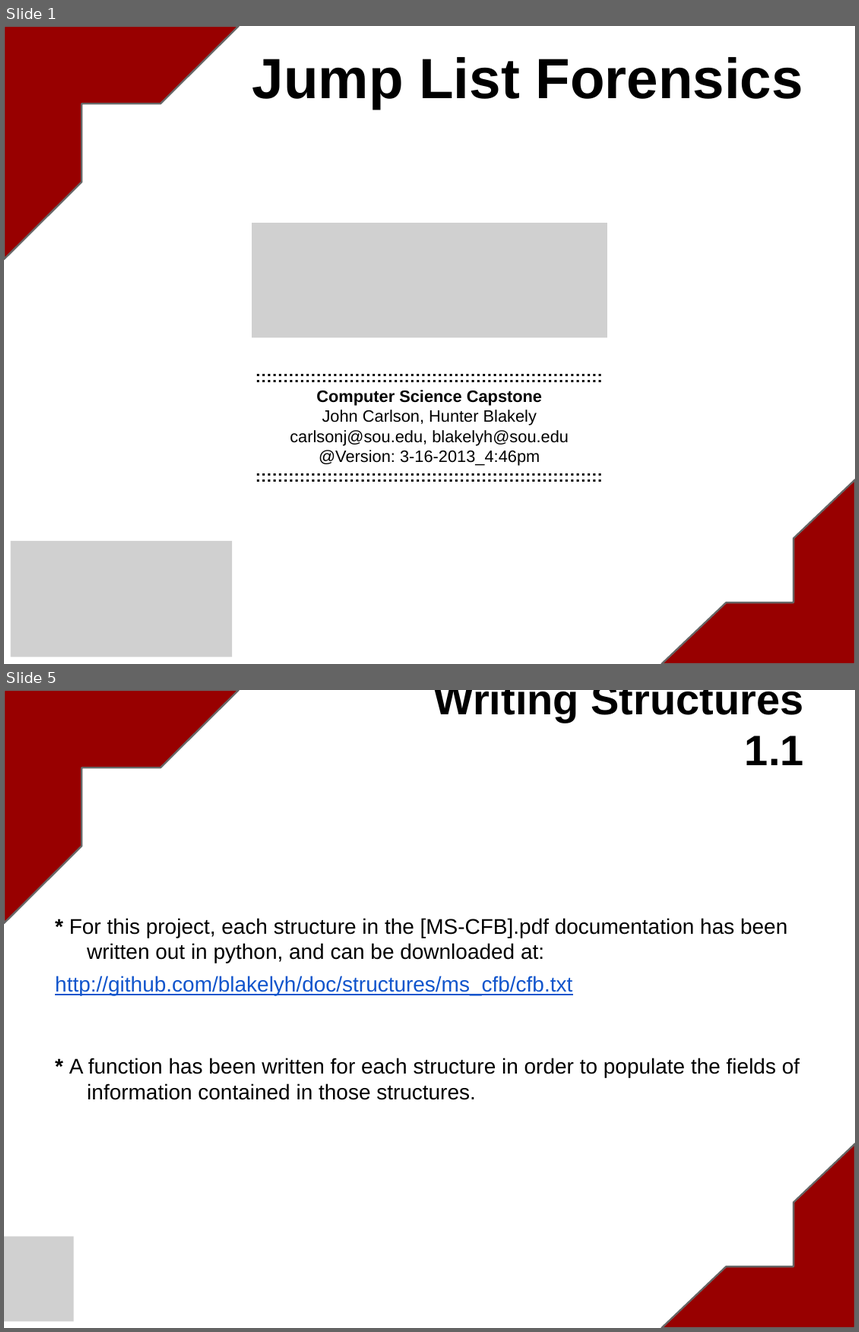
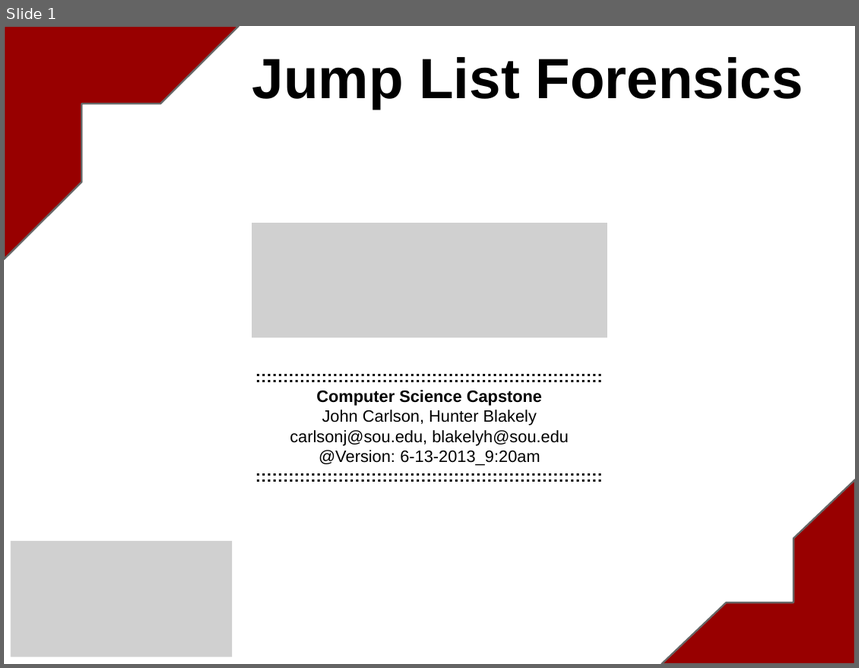
Before and after one commit to blakelyh/Jumplist, a slide deck: doc/project/WindowsJumpLists.pptx. Shown one above the other, each under a label of ours: slides 1 and 5 before the commit, slide 1 after it; the slides between them are not shown. The pictures are 859x1332 and 859x668 pixels, drawn with LibreOffice and Linux fonts; fonts in the diff are those of the drawing; grey boxes stand for pictures. Boxes give left, top, right and bottom in pixels: in the first picture for what was removed or moved away, otherwise in the second. Text is boxed around its words. In the diff, an @@ line names an element or a change of style, - is before the commit and + after.

```diff
--- a/doc/project/WindowsJumpLists.pptx
+++ b/doc/project/WindowsJumpLists.pptx
@@ slide 5 removed at [4, 690, 855, 1328], background #FFFFFF @@
@@ half frame removed at [4, 690, 239, 923] @@
@@ title removed at [433, 690, 804, 765] @@
-Writing Structures 1.1
@@ text removed at [55, 918, 800, 1100] @@
-* For this project, each structure in the [MS-CFB].pdf documentation has been written out in python, and can be downloaded at:
-http://github.com/blakelyh/doc/structures/ms_cfb/cfb.txt
-* A function has been written for each structure in order to populate the fields of information contained in those structures.
@@ half frame removed at [662, 1144, 855, 1328] @@
@@ picture removed at [4, 1236, 74, 1322] @@
@@ slide 1 changed as well @@
@@ text at [319, 450, 540, 465]: text changed @@
-@Version: 3-16-2013_4:46pm
+@Version: 6-13-2013_9:20am
```
Also in this commit, not shown: 6 other slides changed, 4 slides added, 4 other slides removed.
